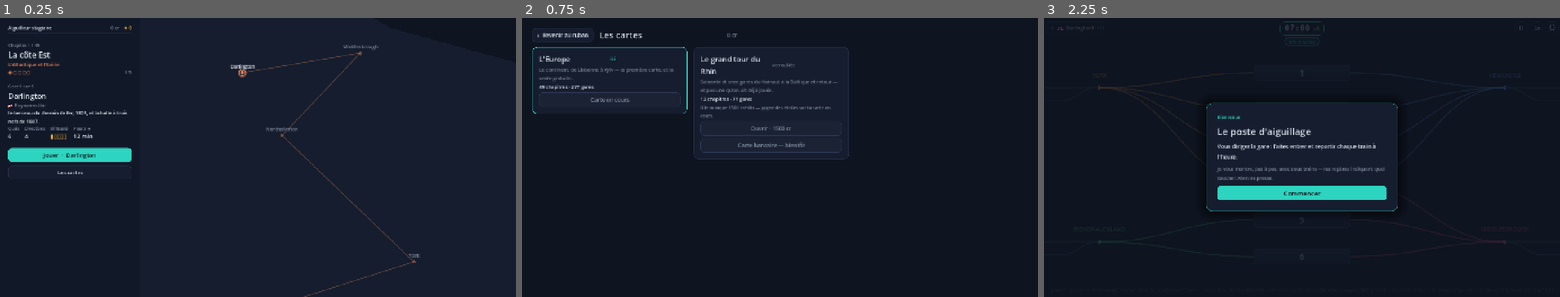
Above: before the commit, frames 1-3 (left to right).
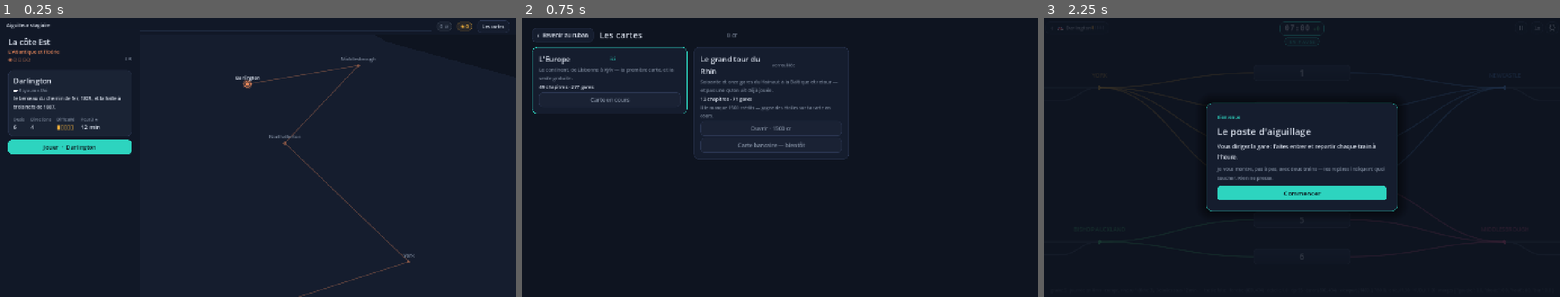
Above: after the commit, the same moments.

Repository: VincentDebaty/station
Game: Godot game, scene res://jeu/app.tscn
The game is run twice, just before and just after one commit, with the same random seed, the same clock (stepped at 60 frames per second) and the same inputs.
Inputs:
- Up to frame 1 (0.25 s): no input
- Up to frame 2 (0.75 s): click "Les cartes" at 0.5 s
- Up to frame 3 (2.25 s): click "‹ Revenir au ruban" at 1.25 s; click "Jouer · Darlington" at 2 s

The runs differ from the first frame. In frame 1, 4.9% of the frame differs, in the area x 1-99%, y 0-100%; in frame 2, nothing differs; in frame 3, nothing differs.

Commit message:
La barre du haut prend toute la largeur, et le panneau du ruban respire
Trois demandes de Vincent, capture à l'appui : retirer « Chapitre 1 / 49 »,
retirer « Gare 2 sur 5 », et rendre le tout plus attrayant — avec une barre
de défilement qui traînait sur le bord du panneau.

Les compteurs sont un fait de COMPTE, pas de carte : ils ne dépendent ni du
chapitre ni de la gare, et volaient la hauteur qui manquait au reste. Ils
montent donc dans une barre sur toute la largeur — le grade et sa jauge à
gauche, la série, les crédits, les diamants et les étoiles en pastilles à
droite, et « Les cartes » avec eux, puisque c'est de la navigation et non
une étape du ruban.

Les deux lignes retirées ne disaient rien qu'on ne sache déjà : la jauge à
crans dit où l'on en est dans le chapitre, et le dit mieux en montrant ce
qui est fait. La gare qui vient reçoit sa propre carte — fond relevé,
liseré, le nom et le terminus sur une ligne, les quatre mesures sous un
filet.

La barre de défilement disparaît pour de bon : il faut habiller le rail ET
les trois états du curseur, en oublier un laisse un trait clair sur le
bord. Le glissement au doigt reste possible. Et la carte descend sous la
barre du haut, au lieu de passer dessous.

Co-Authored-By: Claude Opus 5 <noreply@anthropic.com>

Diff:
--- a/jeu/vue_ruban.gd
+++ b/jeu/vue_ruban.gd
@@ -72,6 +72,8 @@
 var voyage_saut := false
 
 # --- le panneau ---------------------------------------------------------------------
+var barre: PanelContainer      # la barre du haut, sur toute la largeur
+var rangee_barre: HBoxContainer
 var panneau: PanelContainer
 var colonne: VBoxContainer
 var police: Font
@@ -236,7 +238,7 @@
 func fenetre() -> Dictionary:
 	var e := get_viewport_rect().size
 	var w: float = max(50.0, e.x - panneau_l() - Sty.marges["gauche"] - Sty.marges["droite"])
-	var h: float = max(50.0, e.y - Sty.marges["haut"] - Sty.marges["bas"])
+	var h: float = max(50.0, e.y - hauteur_barre() - Sty.marges["bas"])
 	var a := w / h
 	if a >= CADRE_L / CADRE_H:
 		return {"w": CADRE_H * a, "h": CADRE_H, "px": w / (CADRE_H * a)}
@@ -254,7 +256,7 @@
 	var e := get_viewport_rect().size
 	var g: float = panneau_l() + Sty.marges["gauche"]
 	return Vector2(g + (e.x - g - Sty.marges["droite"]) / 2.0,
-		Sty.marges["haut"] + (e.y - Sty.marges["haut"] - Sty.marges["bas"]) / 2.0)
+		hauteur_barre() + (e.y - hauteur_barre() - Sty.marges["bas"]) / 2.0)
 
 
 func zoom_pour(bw: float, bh: float, marge: float, k_max: float) -> float:
@@ -603,31 +605,74 @@
 # ------------------------------------------------------------------
 # Le panneau de gauche — tout ce qui se lit, d'un seul côté
 # ------------------------------------------------------------------
+## LA BARRE DU HAUT PREND TOUTE LA LARGEUR (demandé le 3 septembre 2026).
+## Les compteurs — grade, jauge, crédits, diamants, étoiles — sont un fait de
+## COMPTE, pas de carte : ils ne dépendent ni du chapitre ni de la gare, et
+## n'avaient rien à faire dans la colonne du ruban, où ils volaient la hauteur
+## qui manquait au reste. Sortis là-haut, la colonne respire et la barre de
+## défilement disparaît.
+func hauteur_barre() -> float:
+	return 34.0 * Sty.HUD_K + Sty.marges["haut"]
+
+
 func _construire_panneau() -> void:
+	var k := Sty.HUD_K
+	barre = PanelContainer.new()
+	barre.position = Vector2.ZERO
+	var sb := StyleBoxFlat.new()
+	sb.bg_color = PANNEAU
+	sb.border_color = BORD
+	sb.border_width_bottom = 1
+	sb.content_margin_left = 18 * k + Sty.marges["gauche"]
+	sb.content_margin_right = 18 * k + Sty.marges["droite"]
+	sb.content_margin_top = 7 * k + Sty.marges["haut"]
+	sb.content_margin_bottom = 7 * k
+	barre.add_theme_stylebox_override("panel", sb)
+	add_child(barre)
+	rangee_barre = HBoxContainer.new()
+	rangee_barre.add_theme_constant_override("separation", int(round(14 * k)))
+	barre.add_child(rangee_barre)
+
 	panneau = PanelContainer.new()
-	panneau.position = Vector2.ZERO
-	panneau.size = Vector2(panneau_l() + Sty.marges["gauche"], get_viewport_rect().size.y)
-	# la zone sûre s'ajoute au rembourrage du panneau, elle ne le remplace pas
 	var style := StyleBoxFlat.new()
 	style.bg_color = PANNEAU
 	style.border_color = BORD
 	style.border_width_right = 1
-	var k := Sty.HUD_K
 	style.content_margin_left = 22 * k + Sty.marges["gauche"]
 	style.content_margin_right = 22 * k
-	style.content_margin_top = 18 * k + Sty.marges["haut"]
-	style.content_margin_bottom = 18 * k + Sty.marges["bas"]
+	style.content_margin_top = 16 * k
+	style.content_margin_bottom = 16 * k + Sty.marges["bas"]
 	style.anti_aliasing = true
 	panneau.add_theme_stylebox_override("panel", style)
 	add_child(panneau)
 	var defil := ScrollContainer.new()
 	defil.horizontal_scroll_mode = ScrollContainer.SCROLL_MODE_DISABLED
+	# LA BARRE DE DÉFILEMENT NE S'AFFICHE PLUS. Elle disait « il y a autre
+	# chose plus bas » sur un écran où tout doit se voir d'un coup ; le
+	# glissement au doigt reste possible si le contenu déborde quand même.
+	# Il faut habiller le RAIL et les trois états du curseur : n'en oublier
+	# qu'un laisse un trait clair sur le bord du panneau.
 	panneau.add_child(defil)
+	var bar := defil.get_v_scroll_bar()
+	for quoi in ["scroll", "scroll_focus", "grabber", "grabber_highlight", "grabber_pressed"]:
+		bar.add_theme_stylebox_override(quoi, StyleBoxEmpty.new())
+	bar.custom_minimum_size = Vector2.ZERO
 	colonne = VBoxContainer.new()
 	colonne.size_flags_horizontal = Control.SIZE_EXPAND_FILL
 	colonne.size_flags_vertical = Control.SIZE_EXPAND_FILL
-	colonne.add_theme_constant_override("separation", int(round(10 * Sty.HUD_K)))
+	colonne.add_theme_constant_override("separation", int(round(10 * k)))
 	defil.add_child(colonne)
+	_poser_cadre()
+	get_viewport().size_changed.connect(_poser_cadre)
+
+
+## La barre en haut sur toute la largeur, le panneau dessous.
+func _poser_cadre() -> void:
+	var e := get_viewport_rect().size
+	barre.position = Vector2.ZERO
+	barre.size = Vector2(e.x, 0)
+	panneau.position = Vector2(0, hauteur_barre())
+	panneau.size = Vector2(panneau_l() + Sty.marges["gauche"], e.y - hauteur_barre())
 
 
 ## `replie` : un texte long se replie sur la largeur du panneau ; un compteur
@@ -680,7 +725,7 @@
 	_vider(colonne)
 	if ruban == null:
 		return
-	colonne.add_child(_compteurs())
+	_remplir_barre()
 	colonne.add_child(_entete_chapitre())
 	# LE RELEVÉ DE LA GARE RESTE pendant la fête : au seul moment du jeu où
 	# deux récompenses tombent ensemble, on ne perd pas de vue les étoiles
@@ -692,47 +737,66 @@
 	if prochaine != "" and fete.is_empty():
 		colonne.add_child(_cartouche(prochaine))
 	colonne.add_child(_pied())
-	if app != null and app.plusieurs_cartes():
-		colonne.add_child(_bouton("Les cartes", false, true, app.ouvrir_cartes))
-
-
-func _compteurs() -> Control:
-	var h := HBoxContainer.new()
-	h.add_theme_constant_override("separation", int(round(12 * Sty.HUD_K)))
+
+
+## LA BARRE DU HAUT : le grade et sa jauge à gauche, les compteurs à droite,
+## sur toute la largeur de l'écran. Ce sont des faits de COMPTE — ils ne
+## bougent pas quand on change de chapitre.
+func _remplir_barre() -> void:
+	_vider(rangee_barre)
+	var k := Sty.HUD_K
 	var n: int = Rec.etoiles_total(Sauvegarde.progression_toutes_cartes())
 	var g: Dictionary = Rec.grade_de(n)
 	var serie: Dictionary = Sauvegarde.get_serie()
 	var e: Dictionary = Rec.etat_recompenses(ruban, serie)
-	if int(serie["n"]) >= 2:
-		h.add_child(_label("» %d" % int(serie["n"]), 13, ACCENT, false, false))
-	# LE GRADE CÈDE LA PLACE, PAS LES COMPTEURS. C'est le seul texte long de la
-	# rangée : grossi par le facteur du bandeau, il poussait « ★ 0 » hors du
-	# panneau (mesuré le 3 septembre 2026). Il se tronque, eux restent entiers.
-	var grade := _label(String(g["nom"]), 13, TEXTE, false, false)
-	grade.size_flags_horizontal = Control.SIZE_EXPAND_FILL
-	grade.clip_text = true
-	grade.custom_minimum_size = Vector2(40, 0)
-	h.add_child(grade)
-	if app != null:
-		h.add_child(_label("%d cr" % app.solde(), 13, MUET, false, false))
-	if int(e["diamants"]) > 0:
-		h.add_child(_label("◆ %d" % int(e["diamants"]), 13, DIAMANT, false, false))
-	h.add_child(_label("★ %d" % n, 13, OR, false, false))
-	var v := VBoxContainer.new()
-	v.add_child(h)
+
+	# le grade, avec sa jauge de progression juste dessous
+	var bloc := VBoxContainer.new()
+	bloc.add_theme_constant_override("separation", int(round(4 * k)))
+	bloc.size_flags_horizontal = Control.SIZE_EXPAND_FILL
+	bloc.size_flags_vertical = Control.SIZE_SHRINK_CENTER
+	var nom := _label(String(g["nom"]), 13, TEXTE, false, false)
+	nom.clip_text = true
+	bloc.add_child(nom)
 	var jauge := ProgressBar.new()
 	jauge.show_percentage = false
-	jauge.custom_minimum_size = Vector2(0, 4 * Sty.HUD_K)
+	jauge.custom_minimum_size = Vector2(90 * k, 3 * k)
 	jauge.value = 100.0 * float(g["part"])
-	var fondj := StyleBoxFlat.new()
-	fondj.bg_color = Color("#1f2a40")
-	var plein := StyleBoxFlat.new()
-	plein.bg_color = ACCENT
-	jauge.add_theme_stylebox_override("background", fondj)
-	jauge.add_theme_stylebox_override("fill", plein)
-	v.add_child(jauge)
-	v.add_child(_separateur())
-	return v
+	jauge.add_theme_stylebox_override("background", Sty.boite(Color("#1f2a40"), Color.TRANSPARENT, 2 * k, 0))
+	jauge.add_theme_stylebox_override("fill", Sty.boite(ACCENT, Color.TRANSPARENT, 2 * k, 0))
+	bloc.add_child(jauge)
+	rangee_barre.add_child(bloc)
+
+	# la série, puis la monnaie du jeu — chacune dans sa pastille
+	if int(serie["n"]) >= 2:
+		rangee_barre.add_child(_pastille("» %d" % int(serie["n"]), ACCENT))
+	if app != null:
+		rangee_barre.add_child(_pastille("%d cr" % app.solde(), MUET))
+	if int(e["diamants"]) > 0:
+		rangee_barre.add_child(_pastille("◆ %d" % int(e["diamants"]), DIAMANT))
+	rangee_barre.add_child(_pastille("★ %d" % n, OR))
+	# « Les cartes » vit dans la barre, pas dans la colonne : c'est un geste de
+	# navigation, pas une étape du ruban, et il libère la hauteur qui manquait.
+	if app != null and app.plusieurs_cartes():
+		var b := Sty.bouton("Les cartes", false, 12, k)
+		b.size_flags_vertical = Control.SIZE_SHRINK_CENTER
+		b.pressed.connect(app.ouvrir_cartes)
+		rangee_barre.add_child(b)
+
+
+## Une pastille de compteur : le verre dépoli du bandeau de jeu, en plus petit.
+func _pastille(texte: String, couleur: Color) -> Control:
+	var k := Sty.HUD_K
+	var p := PanelContainer.new()
+	p.size_flags_vertical = Control.SIZE_SHRINK_CENTER
+	var st := Sty.boite(Color(couleur, 0.10), Color(couleur, 0.35), 8 * k, max(1.0, k))
+	st.content_margin_left = 9 * k
+	st.content_margin_right = 9 * k
+	st.content_margin_top = 3 * k
+	st.content_margin_bottom = 3 * k
+	p.add_theme_stylebox_override("panel", st)
+	p.add_child(_label(texte, 13, couleur, false, false))
+	return p
 
 
 func _entete_chapitre() -> Control:
@@ -743,7 +807,10 @@
 		v.add_child(_label(String(ruban.carte.get("nom", "La carte")), 22, TEXTE, true))
 		return v
 	var col := couleur_de_zone(ch["zone"])
-	v.add_child(_label("Chapitre %d / %d" % [int(ch["rang"]) + 1, ruban.chapitres.size()], 12, MUET))
+	# « Chapitre 1 / 49 » RETIRÉ (demandé le 3 septembre 2026) : sur un
+	# téléphone la hauteur est la ressource rare, et le rang du chapitre ne
+	# sert à rien pour décider du geste suivant. La jauge à crans, elle, dit
+	# déjà où l'on en est DANS le chapitre — la seule position qui compte.
 	v.add_child(_label(String(ch["nom"]), 22, TEXTE, true))
 	var zone_nom := String(ruban.carte.get("nom", ""))
 	for z in ruban.zones():
@@ -789,24 +856,46 @@
 
 ## La gare en cours, et ce qu'il faut en savoir : quais, directions,
 ## difficulté, barème.
+## LA GARE QUI VIENT, dans sa propre carte. Elle porte ce qu'il faut savoir
+## AVANT de prendre le service : quais et directions — d'où vient la
+## difficulté — le niveau, et le barème. « Gare 2 sur 5 » a été RETIRÉ le
+## 3 septembre 2026 : la jauge à crans du chapitre, juste au-dessus, dit déjà
+## la même chose et le dit mieux, en montrant ce qui est fait.
 func _cartouche(id: String) -> Control:
-	var v := VBoxContainer.new()
-	v.add_theme_constant_override("separation", int(round(3 * Sty.HUD_K)))
+	var k := Sty.HUD_K
 	var cfg := ruban.fiche_de(id)
 	if cfg.is_empty():
-		return v
+		return VBoxContainer.new()
 	var ch := ruban.chapitre_de_gare(id)
-	var rang := ruban.rang_dans_chapitre(id)
 	var total: int = ch["gares"].size() if not ch.is_empty() else 0
-	var fin: bool = not ch.is_empty() and ch["gares"][total - 1] == id
+	var fin: bool = not ch.is_empty() and total > 0 and ch["gares"][total - 1] == id
 	var d := ruban.difficulte_de_gare(id, cfg)
 	var quais: int = Array(cfg.get("platforms", [])).size()
 	var dirs: int = (cfg["portals"] as Dictionary).size() if cfg.get("portals") is Dictionary else 0
 	var seuils := ruban.seuils_de_service(cfg)
 	var pays := Donnees.pays_de(String(cfg.get("country", "")))
-	v.add_child(_label("Gare %d sur %d%s" % [rang, total, "  ·  terminus" if fin else ""], 12, MUET))
-	v.add_child(_label(ville_de(id), 20, TEXTE, true))
-	v.add_child(_label("%s %s" % [pays.get("drapeau", ""), pays.get("nom", "")], 13, MUET))
+
+	# la carte de la gare : un fond légèrement relevé, un liseré discret
+	var carte_gare := PanelContainer.new()
+	var st := Sty.boite(Color("#1a2334"), BORD, 12 * k, max(1.0, k))
+	st.set_content_margin_all(14 * k)
+	carte_gare.add_theme_stylebox_override("panel", st)
+	var v := VBoxContainer.new()
+	v.add_theme_constant_override("separation", int(round(4 * k)))
+	carte_gare.add_child(v)
+
+	# le nom, le drapeau, et le terminus s'il y a lieu — sur une ligne
+	var tete := HBoxContainer.new()
+	tete.add_theme_constant_override("separation", int(round(8 * k)))
+	var nom := _label(ville_de(id), 20, TEXTE, true, false)
+	nom.size_flags_horizontal = Control.SIZE_EXPAND_FILL
+	nom.clip_text = true
+	tete.add_child(nom)
+	if fin:
+		tete.add_child(_pastille("terminus", OR))
+	v.add_child(tete)
+	v.add_child(_label("%s %s" % [pays.get("drapeau", ""), pays.get("nom", "")], 12, MUET))
+
 	var phrase := String(cfg.get("tagline", ""))
 	var re := RegEx.new()
 	re.compile("^\\s*[^—–-]{2,28}\\s*[—–]\\s*")
@@ -815,27 +904,35 @@
 		v.add_child(_label(phrase, 13, TEXTE))
 	if ruban.est_boss(id, cfg):
 		v.add_child(_label("Bourrasque — le trafic se resserre en fin de service.", 13, OR))
+
+	# les quatre mesures, séparées du reste par un filet
+	var filet := HSeparator.new()
+	filet.add_theme_stylebox_override("separator", Sty.boite(Color(BORD, 0.7), Color.TRANSPARENT, 0, 0))
+	filet.add_theme_constant_override("separation", int(round(10 * k)))
+	v.add_child(filet)
 	var grille := GridContainer.new()
 	grille.columns = 4
-	grille.add_theme_constant_override("h_separation", 14)
-	for paire in [["Quais", str(quais)], ["Directions", str(dirs)], ["Difficulté", _pips(d)], ["Pour 3 ★", "%d min" % int(seuils["trois"])]]:
+	grille.add_theme_constant_override("h_separation", int(round(16 * k)))
+	for paire in [["Quais", str(quais)], ["Directions", str(dirs)],
+			["Difficulté", _pips(d)], ["Pour 3 ★", "%d min" % int(seuils["trois"])]]:
 		var cell := VBoxContainer.new()
-		cell.add_theme_constant_override("separation", int(round(0 * Sty.HUD_K)))
+		cell.add_theme_constant_override("separation", 0)
 		cell.add_child(_label(paire[0], 11, MUET, false, false))
 		cell.add_child(_label(paire[1], 16, OR if paire[0] == "Difficulté" else TEXTE, false, false))
 		grille.add_child(cell)
 	v.add_child(grille)
+
+	# ce qu'on y a déjà fait
 	var p: Dictionary = ruban.progression_de(id)
-	var st := Rub.etoiles_de(p)
-	if st > 0:
-		var score := "★".repeat(st)
+	var stars := Rub.etoiles_de(p)
+	if stars > 0:
+		var score := "★".repeat(stars)
 		if Rec.est_diamant(p):
 			score += "   ◆ sans faute"
 		elif p.get("bestDelay") != null:
 			score += "   record %d min" % int(p["bestDelay"])
 		v.add_child(_label(score, 14, OR))
-	v.add_child(_separateur())
-	return v
+	return carte_gare
 
 
 ## Le relevé du service, sous la gare qu'on vient de tenir.
